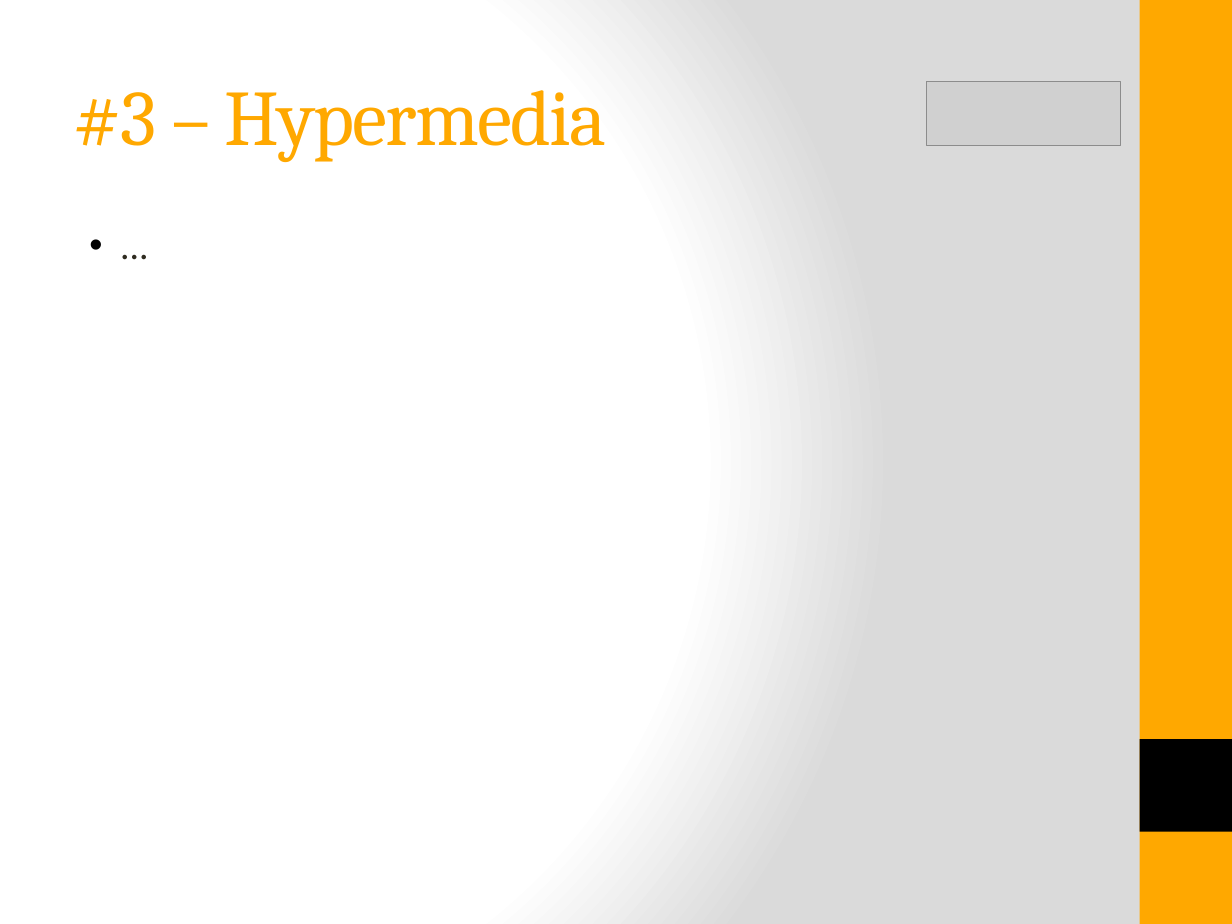
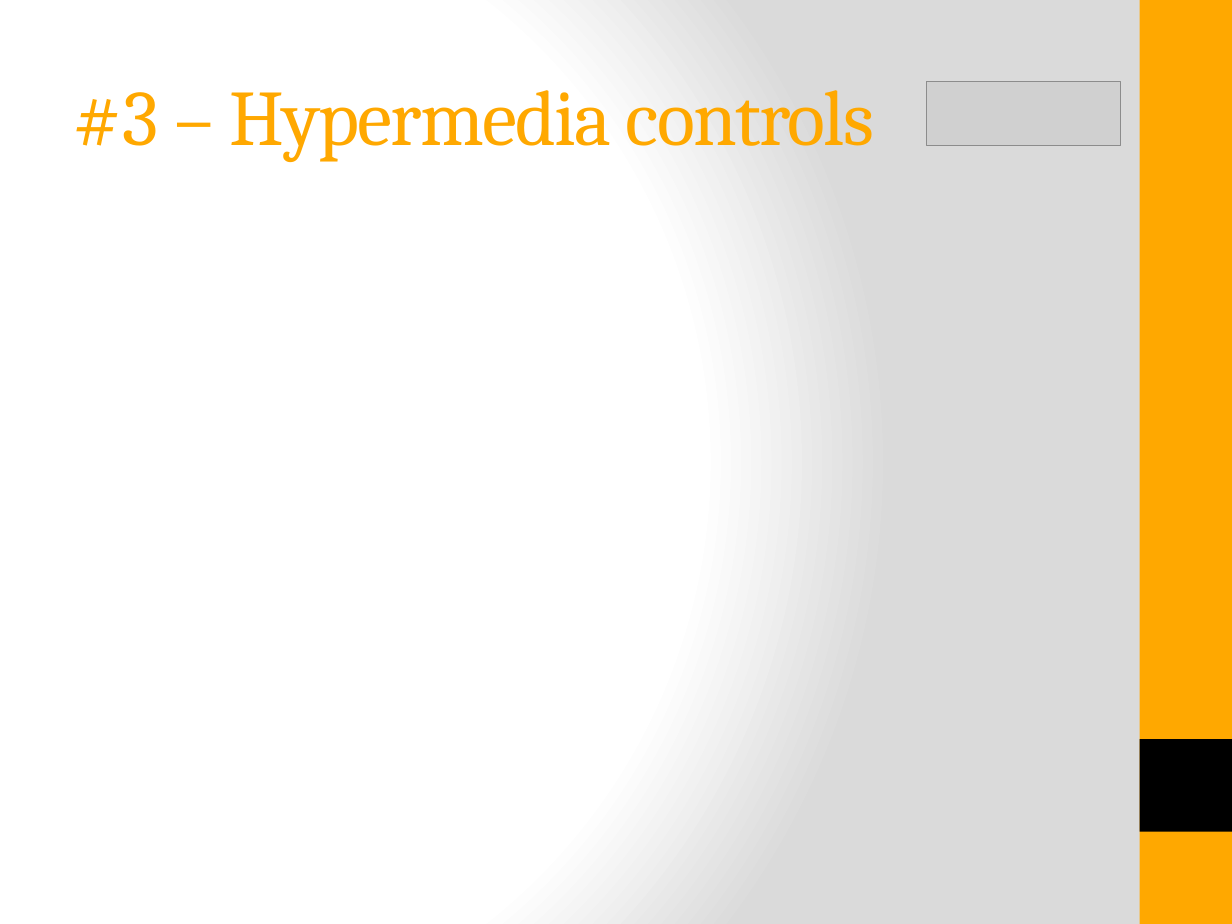
Before and after one commit to istibekesi/my-restful-api, a slide deck: slide 12 of doc/RESTful API Design.pptx (slide 10 before the commit). Drawn at 1232x924 pixels with LibreOffice and Linux fonts; fonts in the diff are those of the drawing; grey boxes stand for pictures. Boxes give left, top, right and bottom in pixels: in the first picture for what was removed or moved away, otherwise in the second. Text is boxed around its words. In the diff, an @@ line names an element or a change of style, - is before the commit and + after.

```diff
--- a/doc/RESTful API Design.pptx
+++ b/doc/RESTful API Design.pptx
@@ title at <box>74,90,874,162</box>: text changed @@
-#3 – Hypermedia
+#3 – Hypermedia controls
@@ text removed at <box>62,216,1088,862</box> @@
-• ...
```
Also in this commit, not shown: 1 other slide changed, 4 slides added, 4 other files.
